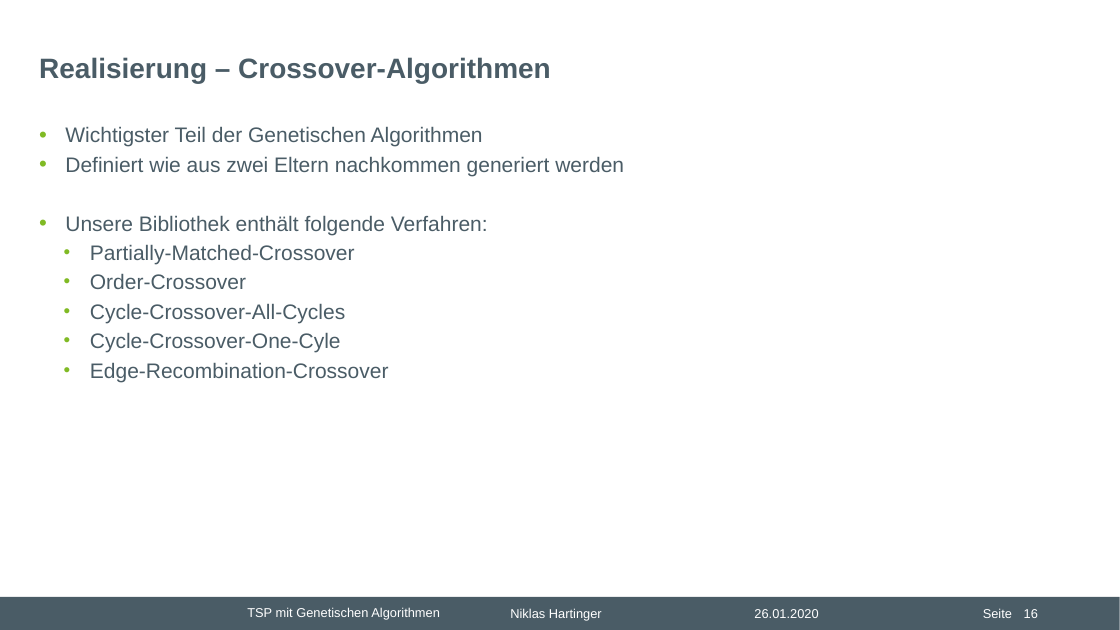
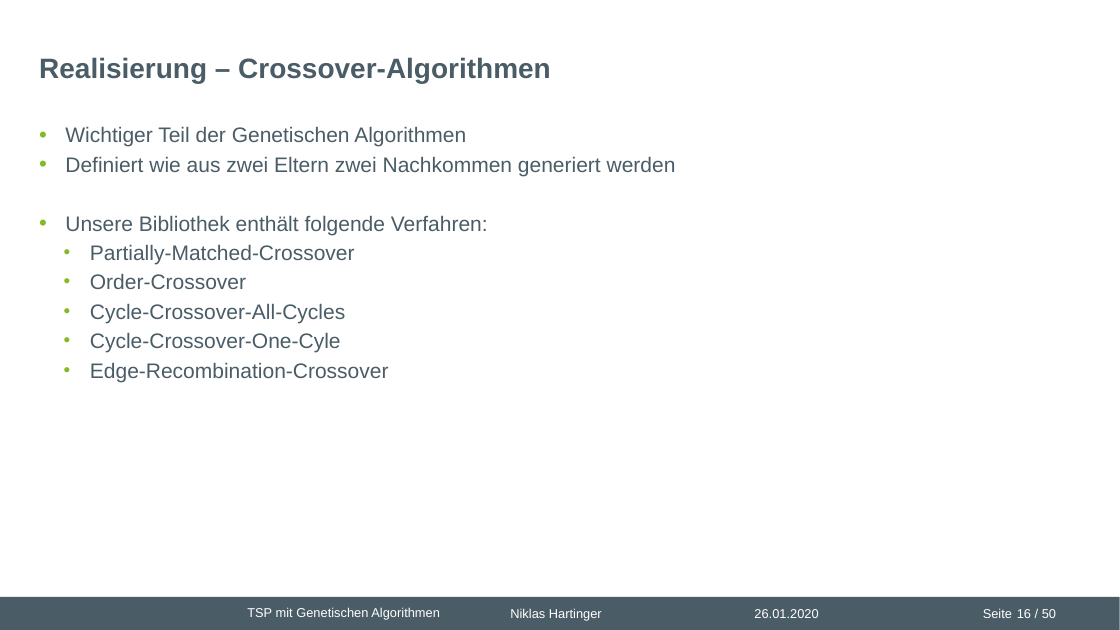
Before and after one commit to nhrt/Genetic-Algorithms, a slide deck: slide 16 of Projektvortrag/Präsentation Projektvortrag.pptx. Drawn at 1120x630 pixels with LibreOffice and Linux fonts; fonts in the diff are those of the drawing; background and template pictures are left out. Boxes give left, top, right and bottom in pixels: in the first picture for what was removed or moved away, otherwise in the second. Text is boxed around its words. In the diff, an @@ line names an element or a change of style, - is before the commit and + after.

```diff
--- a/Projektvortrag/Präsentation Projektvortrag.pptx
+++ b/Projektvortrag/Präsentation Projektvortrag.pptx
@@ text at (65,127,676,176): text changed @@
-• Wichtigster Teil der Genetischen Algorithmen
-• Definiert wie aus zwei Eltern nachkommen generiert werden
+• Wichtiger Teil der Genetischen Algorithmen
+• Definiert wie aus zwei Eltern zwei Nachkommen generiert werden
@@ page number at (1017,609,1056,618): text changed @@
-16
+16 / 50
```
Also in this commit, not shown: 33 other slides changed, 1 slide added, 1 other file.
